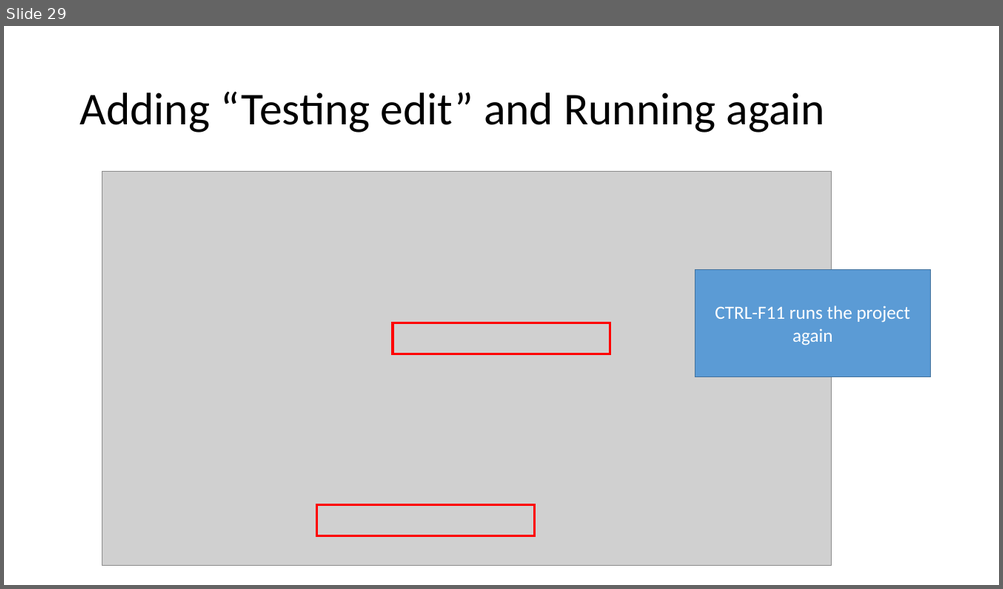
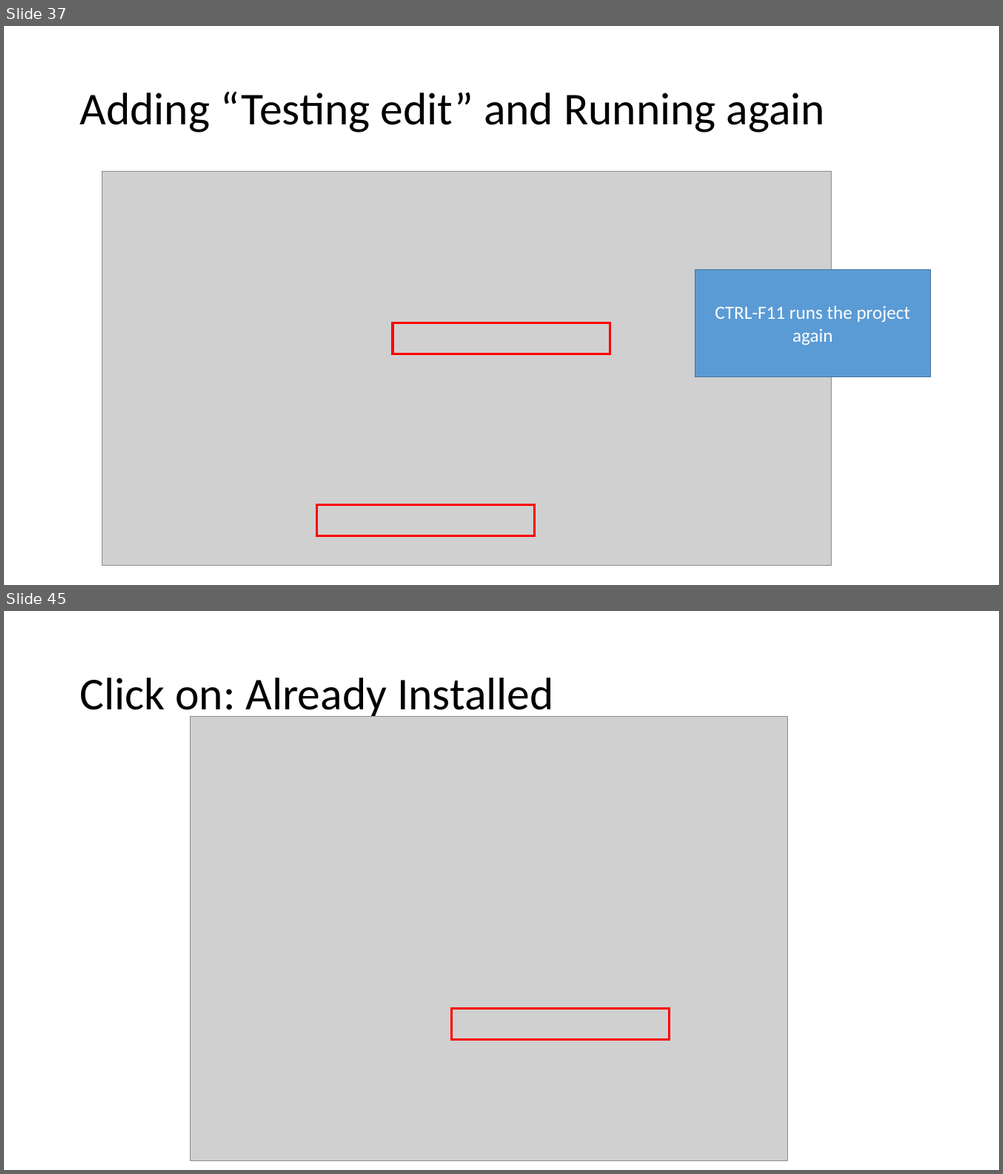
Before and after one commit to pdewan/ConcurrentProgrammingTrainingExamples, a slide deck: Documents/EclipseOpenMPTraining.pptx. Shown one above the other, each under a label of ours: slide 29 before the commit, slides 37 and 45 after it; the slides between them are not shown. The pictures are 1003x589 and 1003x1174 pixels, drawn with LibreOffice and Linux fonts; fonts in the diff are those of the drawing; grey boxes stand for pictures. Boxes give left, top, right and bottom in pixels: in the first picture for what was removed or moved away, otherwise in the second. Text is boxed around its words. In the diff, an @@ line names an element or a change of style, - is before the commit and + after.

```diff
--- a/Documents/EclipseOpenMPTraining.pptx
+++ b/Documents/EclipseOpenMPTraining.pptx
@@ slide 45 added at (4,611,999,1170), background #FFFFFF @@
@@ title added at (79,678,554,721), 44 pt, text #000000 @@
+Click on: Already Installed
@@ picture added at (190,717,788,1162) @@
@@ rectangle added at (452,1008,669,1040), outline #FF0000 2.25 pt @@
@@ what was slide 29 is now slide 37 @@
```
Also in this commit, not shown: 1 slide changed, 18 other slides added, 1 other file.
